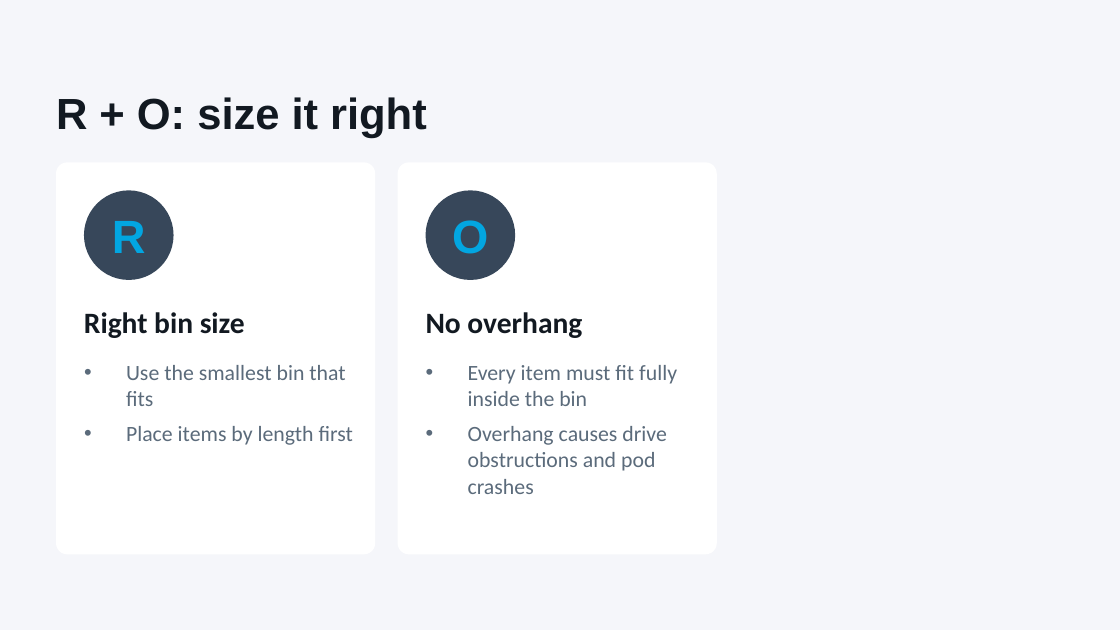
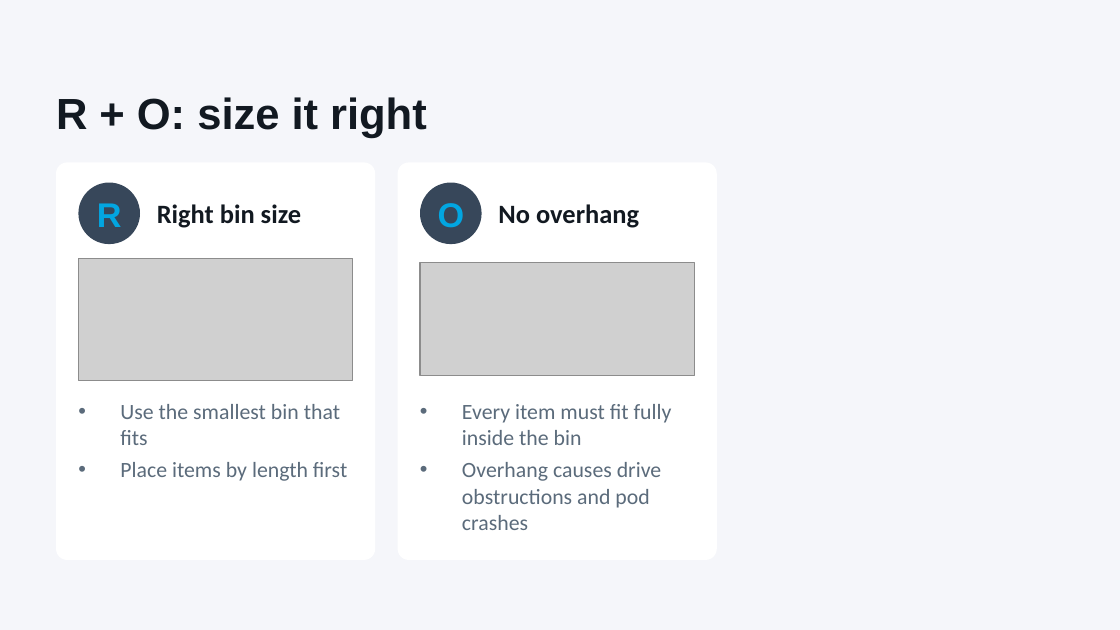
Before and after one commit to vanfryddie/beanstalkx, a slide deck: slide 12 of APMT_Coaching_Stow_FFF_ROBOTSS.pptx. Drawn at 1120x630 pixels with LibreOffice and Linux fonts; fonts in the diff are those of the drawing; grey boxes stand for pictures; background and template pictures are left out. Boxes give left, top, right and bottom in pixels: in the first picture for what was removed or moved away, otherwise in the second. Text is boxed around its words. In the diff, an @@ line names an element or a change of style, - is before the commit and + after.

```diff
--- a/APMT_Coaching_Stow_FFF_ROBOTSS.pptx
+++ b/APMT_Coaching_Stow_FFF_ROBOTSS.pptx
@@ rounded rectangle: place and size @@
-rounded rectangle at <box>56,162,375,554</box>
+rounded rectangle at <box>56,162,375,560</box>
@@ rounded rectangle: place and size @@
-rounded rectangle at <box>398,162,717,554</box>
+rounded rectangle at <box>398,162,717,560</box>
@@ text "R": place and size @@
-text "R" at <box>112,221,146,253</box>
+text "R" at <box>97,203,122,227</box>
@@ text "R" at <box>97,203,122,227</box>: size 30 to 22 pt @@
@@ ellipse: place and size @@
-ellipse at <box>84,190,174,280</box>
+ellipse at <box>78,183,140,244</box>
@@ text "Right bin size": place and size @@
-text "Right bin size" at <box>84,312,245,338</box>
+text "Right bin size" at <box>157,204,301,228</box>
@@ text "Right bin size" at <box>157,204,301,228</box>: size 19 to 17 pt @@
@@ text "O" at <box>438,203,465,228</box>: size 30 to 22 pt @@
@@ text "O": place and size @@
-text "O" at <box>452,220,488,254</box>
+text "O" at <box>438,203,465,228</box>
@@ ellipse: place and size @@
-ellipse at <box>426,190,515,280</box>
+ellipse at <box>420,183,482,244</box>
@@ text "No overhang" at <box>498,204,639,228</box>: size 19 to 17 pt @@
@@ text "No overhang": place and size @@
-text "No overhang" at <box>426,312,582,338</box>
+text "No overhang" at <box>498,204,639,228</box>
@@ picture added at <box>78,258,353,380</box> @@
@@ picture added at <box>420,262,694,375</box> @@
@@ text "Use the smallest bin that ...": place and size @@
-text "Use the smallest bin that ..." at <box>126,365,353,445</box>
+text "Use the smallest bin that ..." at <box>120,404,347,481</box>
@@ text "Use the smallest bin that ..." at <box>120,404,347,481</box>: less space between paragraphs @@
@@ text "Every item must fit fully ..." at <box>462,404,672,530</box>: less space between paragraphs @@
@@ text "Every item must fit fully ...": place and size @@
-text "Every item must fit fully ..." at <box>468,365,677,494</box>
+text "Every item must fit fully ..." at <box>462,404,672,530</box>
```
Also in this commit, not shown: 2 other slides changed, 1 slide added, 1 other file.
